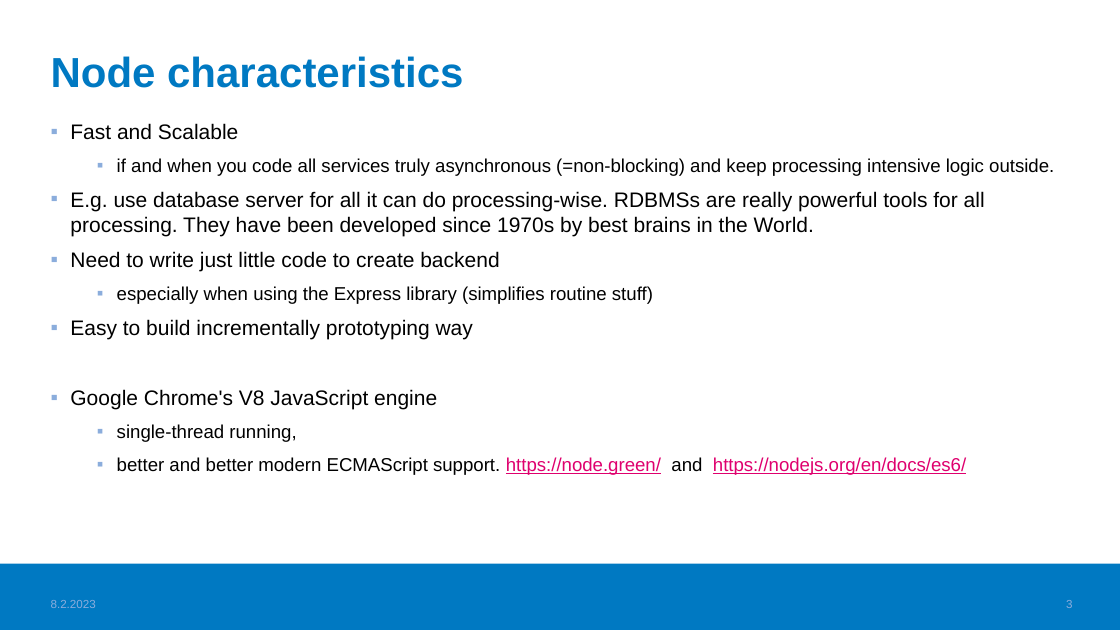
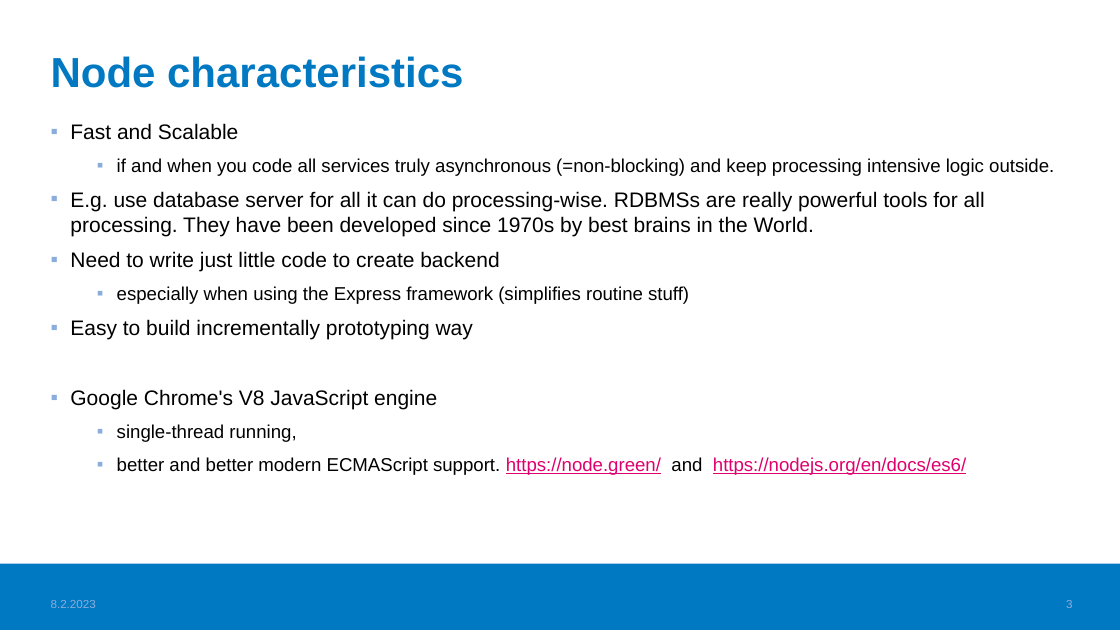
Before and after one commit to haagahelia/ohke-teknologiat, a slide deck: slide 3 of 05_es6_node/NodeJS_demo/02_nodejs/NodeJS.pptx. Drawn at 1120x630 pixels with LibreOffice and Linux fonts; fonts in the diff are those of the drawing; background and template pictures are left out. Boxes give left, top, right and bottom in pixels: in the first picture for what was removed or moved away, otherwise in the second. Text is boxed around its words. In the diff, an @@ line names an element or a change of style, - is before the commit and + after.

```diff
--- a/05_es6_node/NodeJS_demo/02_nodejs/NodeJS.pptx
+++ b/05_es6_node/NodeJS_demo/02_nodejs/NodeJS.pptx
@@ text at box(117, 286, 689, 304): text changed @@
-  ▪ especially when using the Express library (simplifies routine stuff)
+  ▪ especially when using the Express framework (simplifies routine stuff)
```
Also in this commit, not shown: 1 other file.
